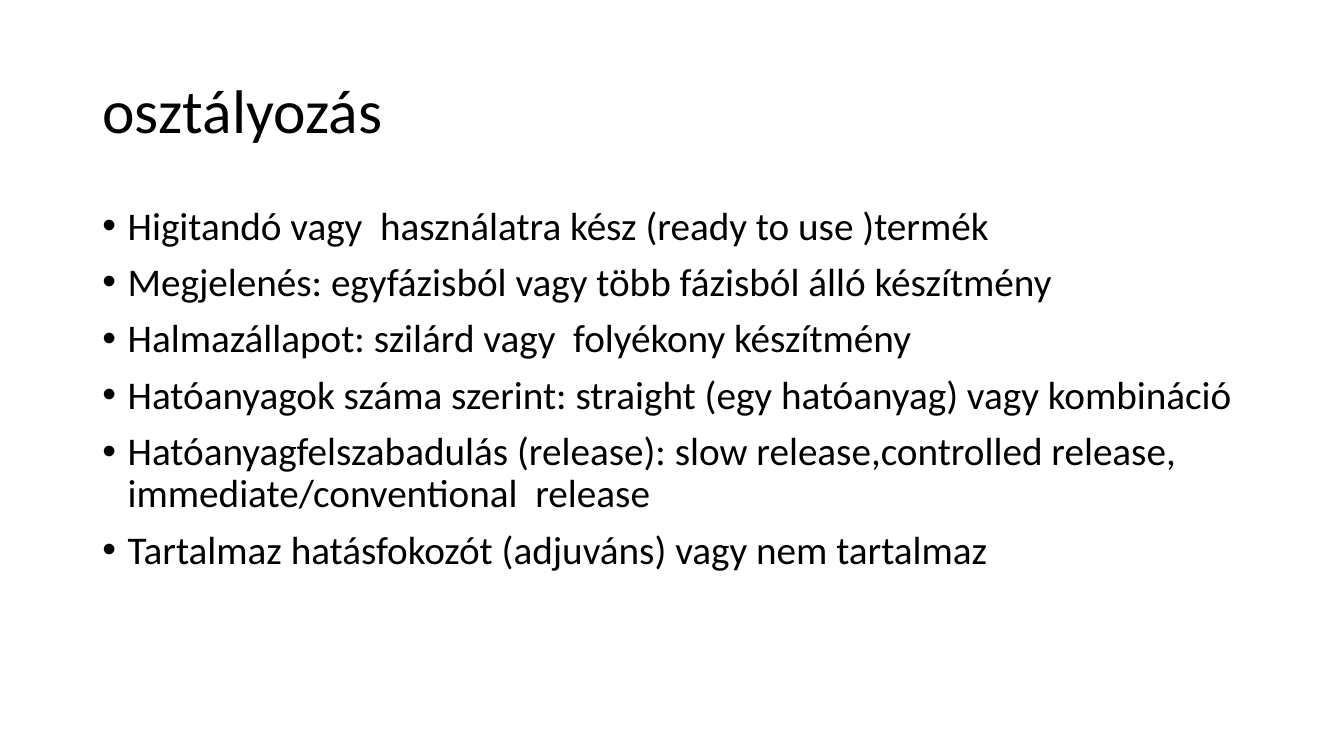
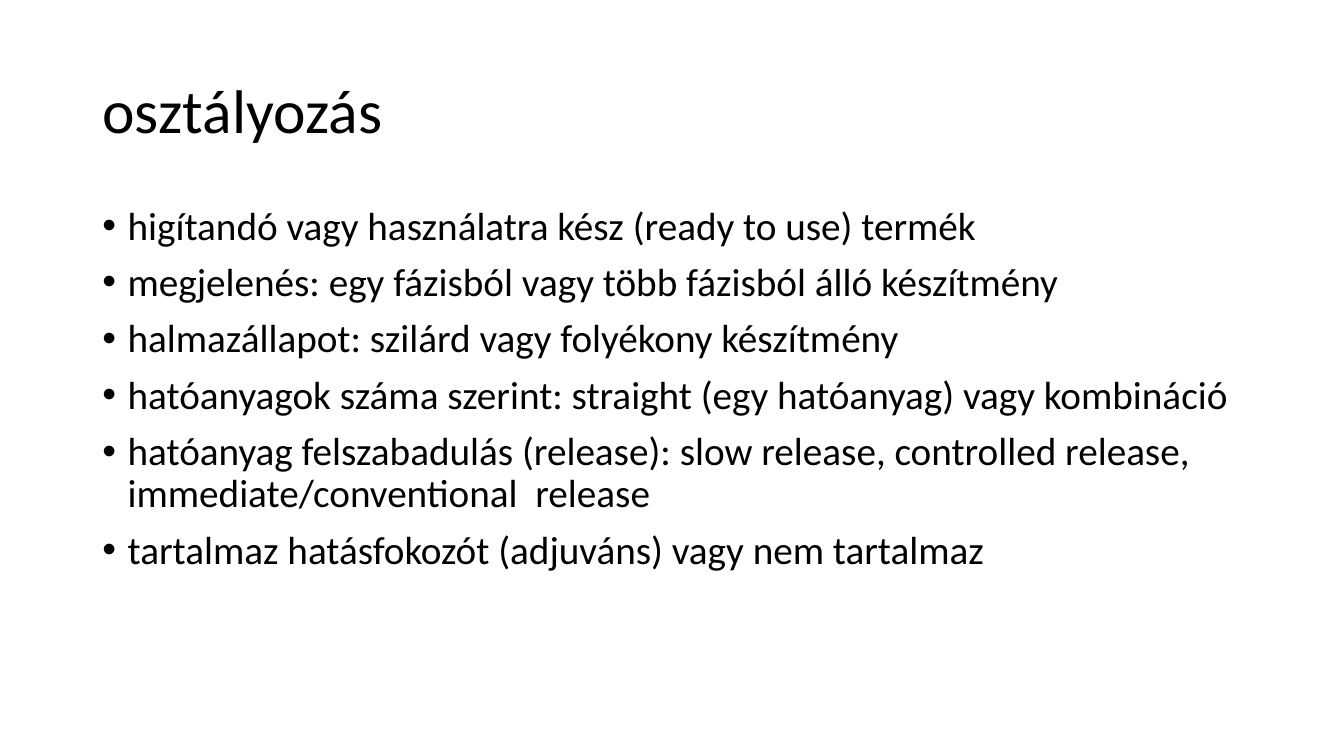
Before and after one commit to LilianaBohus/chemistry-presenations, a slide deck: slide 12 of formulations-and-surfactants.pptx (slide 11 before the commit). Drawn at 1344x756 pixels with LibreOffice and Linux fonts; fonts in the diff are those of the drawing. Boxes give left, top, right and bottom in pixels: in the first picture for what was removed or moved away, otherwise in the second. Text is boxed around its words. In the diff, an @@ line names an element or a change of style, - is before the commit and + after.

```diff
--- a/formulations-and-surfactants.pptx
+++ b/formulations-and-surfactants.pptx
@@ text at (128,211,1227,571): text changed @@
-• Higitandó vagy használatra kész (ready to use )termék
-• Megjelenés: egyfázisból vagy több fázisból álló készítmény
-• Halmazállapot: szilárd vagy folyékony készítmény
-• Hatóanyagok száma szerint: straight (egy hatóanyag) vagy kombináció
-• Hatóanyagfelszabadulás (release): slow release,controlled release, immediate/conventional release
-• Tartalmaz hatásfokozót (adjuváns) vagy nem tartalmaz
+• higítandó vagy használatra kész (ready to use) termék
+• megjelenés: egy fázisból vagy több fázisból álló készítmény
+• halmazállapot: szilárd vagy folyékony készítmény
+• hatóanyagok száma szerint: straight (egy hatóanyag) vagy kombináció
+• hatóanyag felszabadulás (release): slow release, controlled release, immediate/conventional release
+• tartalmaz hatásfokozót (adjuváns) vagy nem tartalmaz
```
Also in this commit, not shown: 9 other slides changed, 1 slide added.
